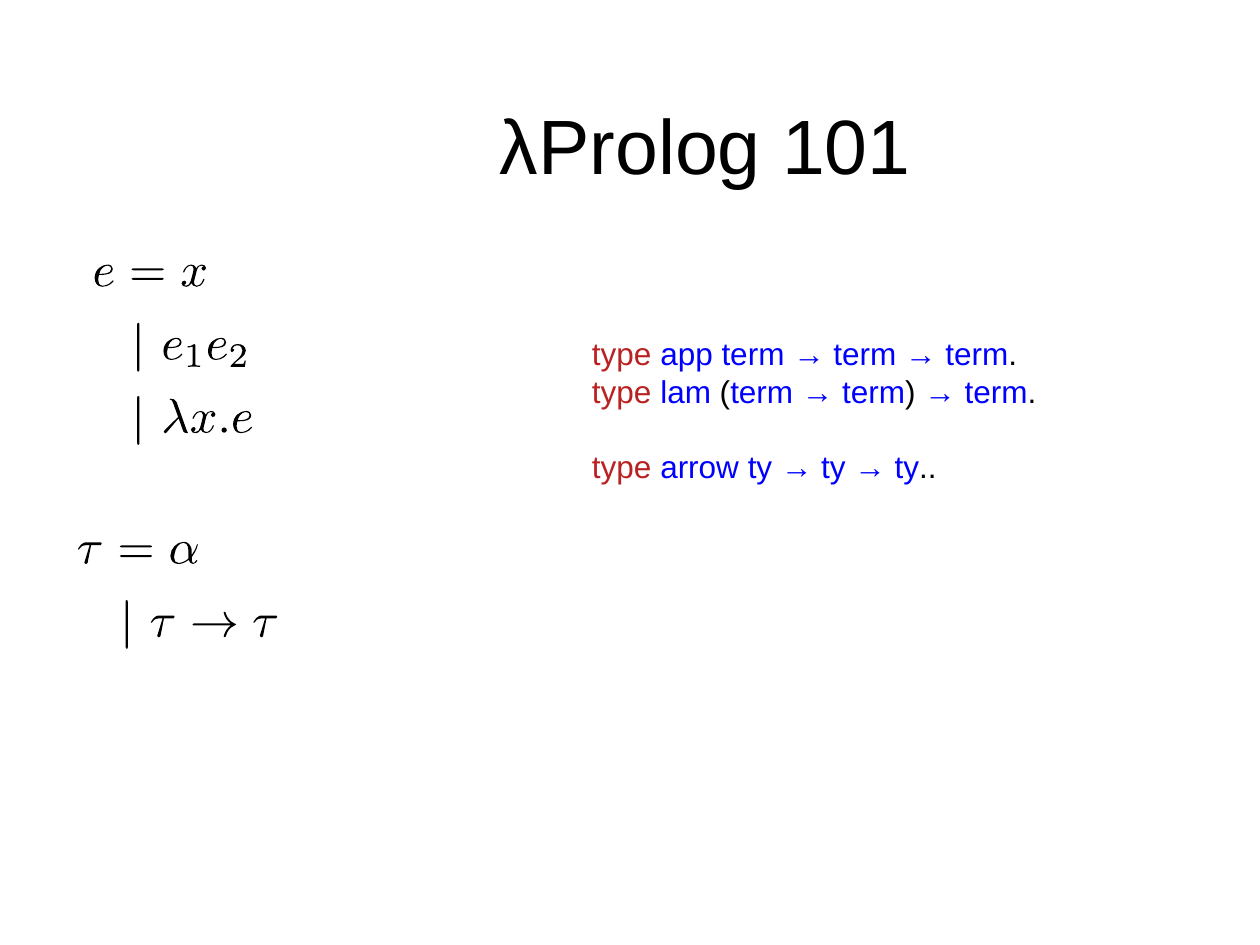
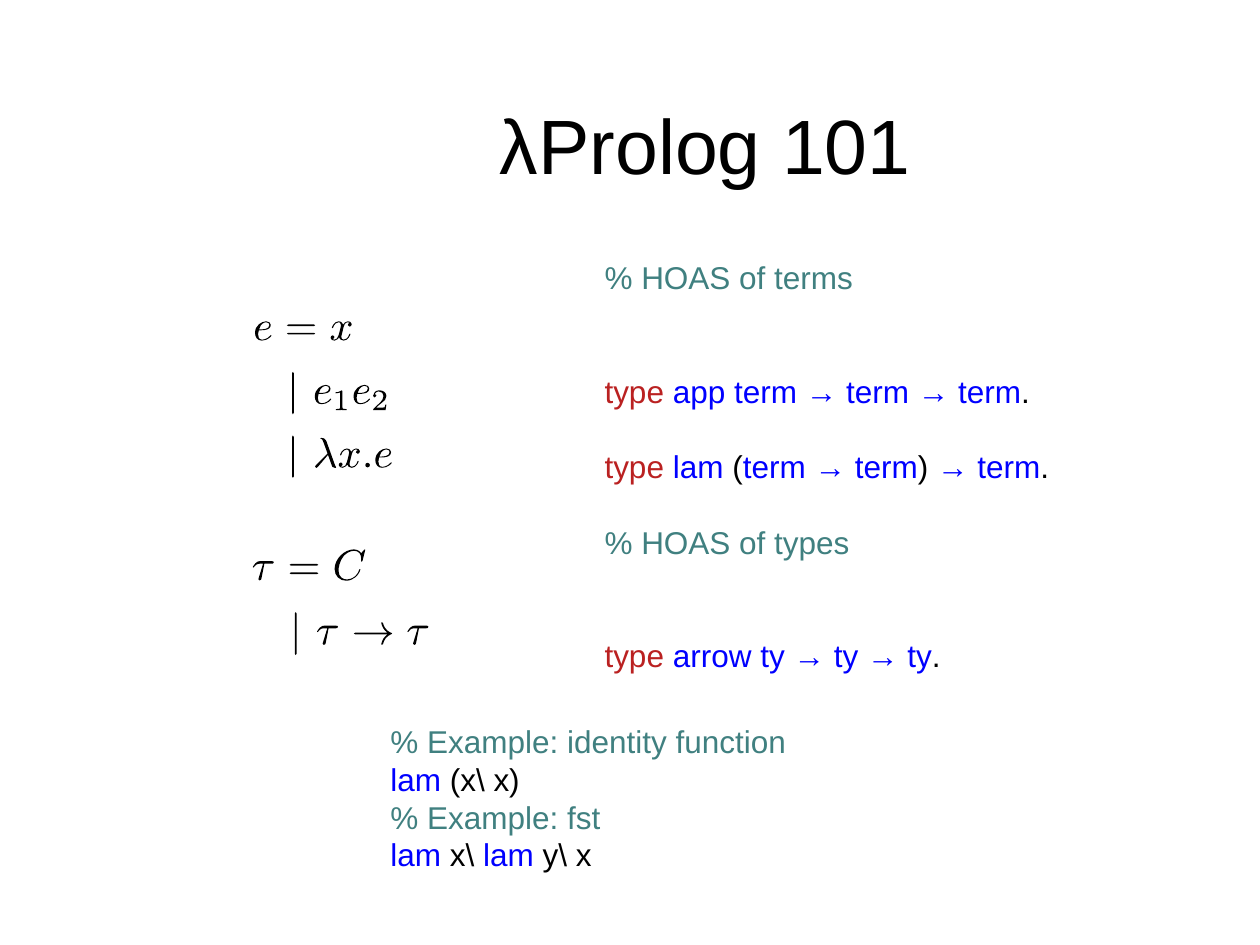
Before and after one commit to gares/mlws18, a slide deck: slide 8 of slides.odp (slide 7 before the commit). Drawn at 1260x945 pixels with LibreOffice and Linux fonts; fonts in the diff are those of the drawing; background and template pictures are left out. Boxes give left, top, right and bottom in pixels: in the first picture for what was removed or moved away, otherwise in the second. Text is boxed around its words. In the diff, an @@ line names an element or a change of style, - is before the commit and + after.

```diff
--- a/slides.odp
+++ b/slides.odp
@@ freeform shape removed at bbox=[181, 265, 205, 287] @@
@@ text "% HOAS of terms": place and size @@
-text "% HOAS of terms" at bbox=[592, 344, 1037, 484]
+text "% HOAS of terms" at bbox=[605, 266, 1049, 673]
@@ text at bbox=[641, 266, 853, 290]: paragraph added @@
+% HOAS of terms
@@ freeform shape removed at bbox=[137, 323, 140, 372] @@
@@ freeform shape: place and size @@
-freeform shape at bbox=[231, 344, 246, 367]
+freeform shape at bbox=[255, 321, 271, 340]
@@ freeform shape: place and size @@
-freeform shape at bbox=[131, 268, 164, 280]
+freeform shape at bbox=[287, 325, 315, 335]
@@ freeform shape: place and size @@
-freeform shape at bbox=[208, 338, 227, 360]
+freeform shape at bbox=[330, 321, 352, 340]
@@ freeform shape: place and size @@
-freeform shape at bbox=[137, 396, 140, 445]
+freeform shape at bbox=[292, 372, 294, 415]
@@ freeform shape: place and size @@
-freeform shape at bbox=[233, 411, 252, 433]
+freeform shape at bbox=[315, 384, 331, 403]
@@ freeform shape: place and size @@
-freeform shape at bbox=[164, 338, 183, 360]
+freeform shape at bbox=[354, 384, 370, 403]
@@ freeform shape: place and size @@
-freeform shape at bbox=[188, 344, 200, 367]
+freeform shape at bbox=[335, 391, 346, 411]
@@ freeform shape added at bbox=[373, 391, 387, 411], fill #000000 @@
@@ freeform shape: place and size @@
-freeform shape at bbox=[164, 398, 188, 433]
+freeform shape at bbox=[292, 436, 294, 479]
@@ freeform shape: place and size @@
-freeform shape at bbox=[192, 411, 215, 433]
+freeform shape at bbox=[315, 437, 336, 467]
@@ freeform shape: place and size @@
-freeform shape at bbox=[78, 542, 102, 563]
+freeform shape at bbox=[339, 449, 360, 467]
@@ freeform shape: place and size @@
-freeform shape at bbox=[94, 265, 113, 287]
+freeform shape at bbox=[375, 449, 392, 467]
@@ freeform shape: place and size @@
-freeform shape at bbox=[222, 427, 227, 432]
+freeform shape at bbox=[365, 462, 370, 467]
@@ text at bbox=[605, 531, 940, 673]: text changed @@
-type arrow ty → ty → ty..
+% HOAS of types
+type arrow ty → ty → ty.
@@ freeform shape: place and size @@
-freeform shape at bbox=[77, 542, 277, 649]
+freeform shape at bbox=[252, 549, 428, 655]
@@ freeform shape: place and size @@
-freeform shape at bbox=[170, 542, 198, 564]
+freeform shape at bbox=[253, 561, 275, 580]
@@ freeform shape: place and size @@
-freeform shape at bbox=[120, 546, 152, 557]
+freeform shape at bbox=[290, 564, 319, 575]
@@ freeform shape added at bbox=[335, 549, 365, 581], fill #000000 @@
@@ freeform shape: place and size @@
-freeform shape at bbox=[126, 600, 129, 649]
+freeform shape at bbox=[295, 612, 296, 655]
@@ freeform shape: place and size @@
-freeform shape at bbox=[253, 616, 277, 638]
+freeform shape at bbox=[318, 626, 339, 645]
@@ freeform shape: place and size @@
-freeform shape at bbox=[193, 611, 236, 636]
+freeform shape at bbox=[354, 622, 392, 645]
@@ freeform shape: place and size @@
-freeform shape at bbox=[151, 616, 175, 638]
+freeform shape at bbox=[407, 626, 428, 645]
@@ text added at bbox=[390, 730, 786, 872], 18 pt, text #408080 @@
+% Example: identity function
+lam (x\ x)
+% Example: fst
+lam x\ lam y\ x
```
Also in this commit, not shown: 16 other slides changed, 18 slides added, 6 slides removed, 3 other files.
